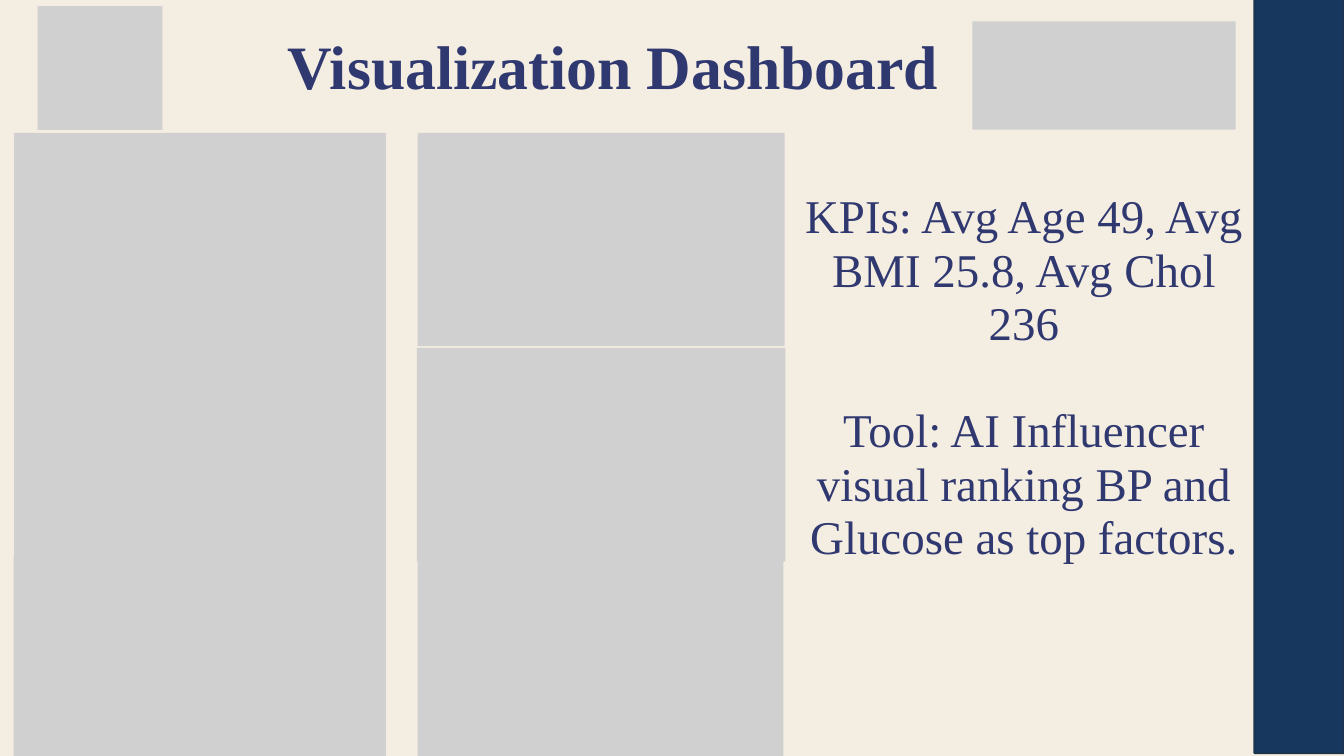
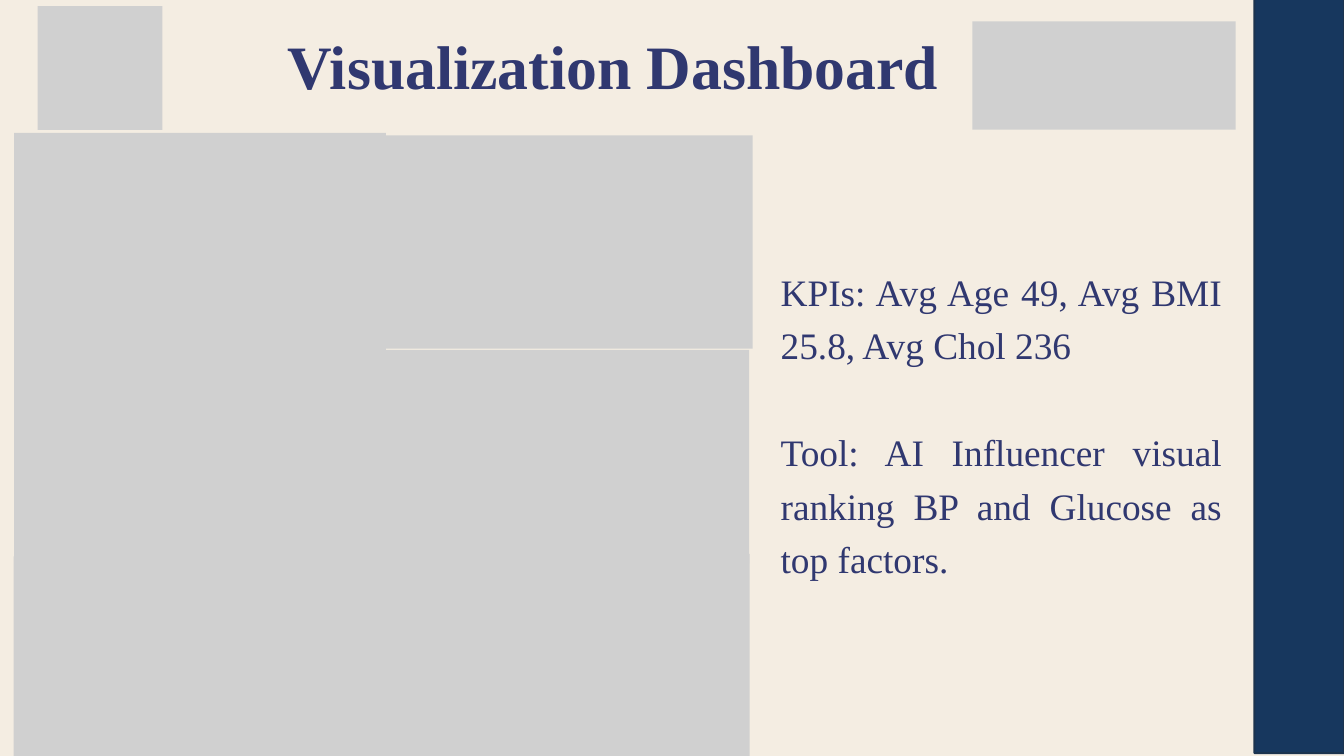
Before and after one commit to 24BAD405-Nishanth/24ADI204_DSV_Team14, a slide deck: slide 16 of FinalPresentation/Team-14-DSV.pptx. Drawn at 1344x756 pixels with LibreOffice and Linux fonts; fonts in the diff are those of the drawing; grey boxes stand for pictures. Boxes give left, top, right and bottom in pixels: in the first picture for what was removed or moved away, otherwise in the second. Text is boxed around its words. In the diff, an @@ line names an element or a change of style, - is before the commit and + after.

Commit message:
Final Presentation

```diff
--- a/FinalPresentation/Team-14-DSV.pptx
+++ b/FinalPresentation/Team-14-DSV.pptx
@@ picture: place and size @@
-picture at bbox=[418, 133, 785, 346]
+picture at bbox=[386, 136, 753, 349]
@@ text "KPIs: Avg Age 49, Avg ...": place and size @@
-text "KPIs: Avg Age 49, Avg ..." at bbox=[805, 202, 1242, 564]
+text "KPIs: Avg Age 49, Avg ..." at bbox=[781, 281, 1222, 581]
@@ text "KPIs: Avg Age 49, Avg ..." at bbox=[781, 281, 1222, 581]: size 50.3 to 40 pt; alignment centre to justified @@
@@ picture: place and size @@
-picture at bbox=[417, 348, 786, 562]
+picture at bbox=[380, 350, 749, 564]
@@ picture: place and size @@
-picture at bbox=[418, 560, 784, 756]
+picture at bbox=[384, 554, 749, 756]
```
Also in this commit, not shown: 16 other slides changed.
